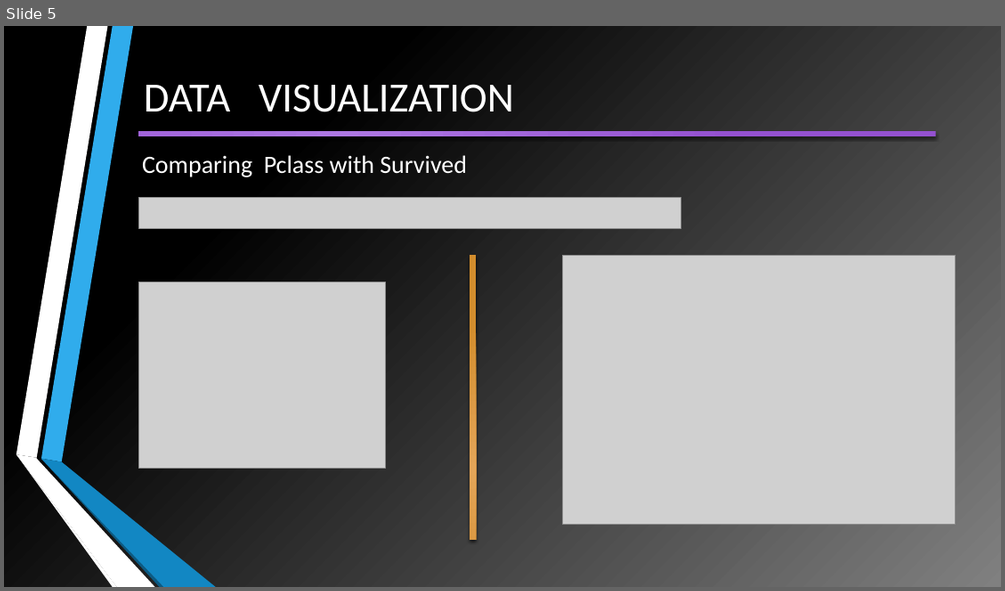
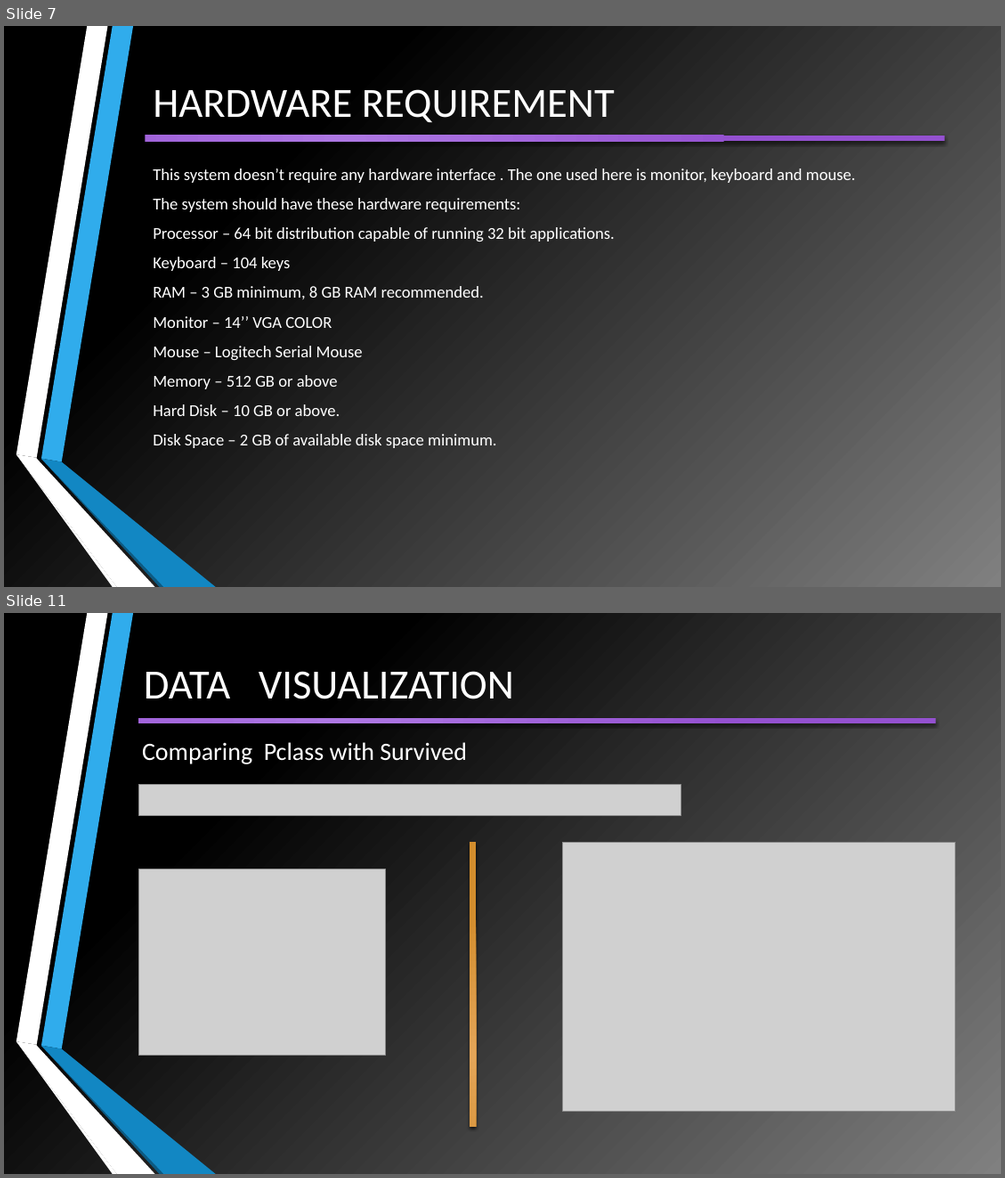
Before and after one commit to VirendraVerma-Viru/Titanic-Project-ML, a slide deck: TITANIC SURVIVOR PREDICTION.pptx. Shown one above the other, each under a label of ours: slide 5 before the commit, slides 7 and 11 after it; the slides between them are not shown. The pictures are 1005x591 and 1005x1178 pixels, drawn with LibreOffice and Linux fonts; fonts in the diff are those of the drawing; grey boxes stand for pictures. Boxes give left, top, right and bottom in pixels: in the first picture for what was removed or moved away, otherwise in the second. Text is boxed around its words. In the diff, an @@ line names an element or a change of style, - is before the commit and + after.

```diff
--- a/TITANIC SURVIVOR PREDICTION.pptx
+++ b/TITANIC SURVIVOR PREDICTION.pptx
@@ slide 7 added at (4,26,1001,587), background gradient #808080 to #000000; not listed: 6 template elements that a slide beside it also shows @@
@@ title added at (153,89,615,122), 40 pt, text #FFFFFF @@
+HARDWARE REQUIREMENT
@@ rectangle added at (146,135,945,141), fill gradient #AE78E3 to #9452D1 @@
@@ text added at (153,168,856,448), 16 pt, text #FFFFFF @@
+This system doesn’t require any hardware interface . The one used here is monitor, keyboard and mouse.
+The system should have these hardware requirements:
+Processor – 64 bit distribution capable of running 32 bit applications.
+Keyboard – 104 keys
+RAM – 3 GB minimum, 8 GB RAM recommended.
+Monitor – 14’’ VGA COLOR
+Mouse – Logitech Serial Mouse
+Memory – 512 GB or above
+Hard Disk – 10 GB or above.
+Disk Space – 2 GB of available disk space minimum.
@@ what was slide 5 is now slide 11 @@
```
Also in this commit, not shown: 6 slides changed, 7 other slides added, 2 other files.
